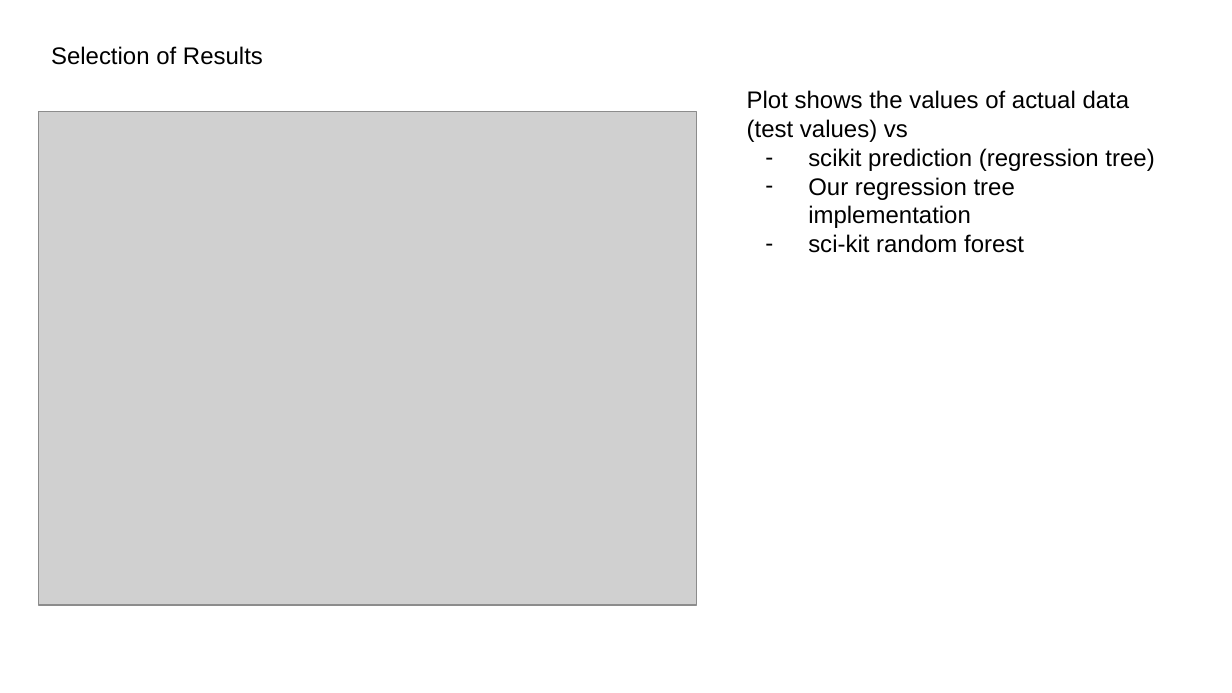
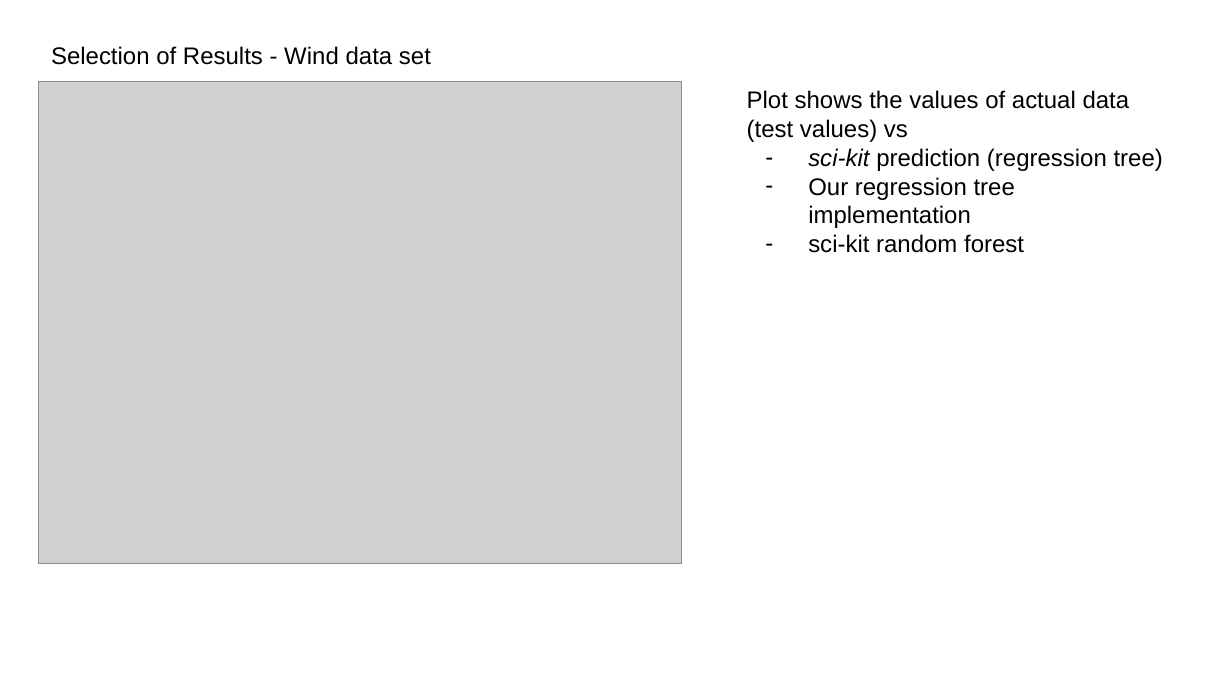
Before and after one commit to fambrogi/MachineLearning, a slide deck: slide 18 of ex_2/Slides_ML_regression.pptx (slide 21 before the commit). Drawn at 1232x693 pixels with LibreOffice and Linux fonts; fonts in the diff are those of the drawing; grey boxes stand for pictures. Boxes give left, top, right and bottom in pixels: in the first picture for what was removed or moved away, otherwise in the second. Text is boxed around its words. In the diff, an @@ line names an element or a change of style, - is before the commit and + after.

```diff
--- a/ex_2/Slides_ML_regression.pptx
+++ b/ex_2/Slides_ML_regression.pptx
@@ text at (51, 46, 431, 65): text changed @@
-Selection of Results
+Selection of Results - Wind data set
@@ picture: place and size @@
-picture at (38, 112, 696, 605)
+picture at (38, 81, 680, 563)
@@ text at (808, 148, 1163, 171): text changed @@
-– scikit prediction (regression tree)
+– sci-kit prediction (regression tree)
```
Also in this commit, not shown: 4 other slides changed, 5 slides added, 11 slides removed, 1 other file.
